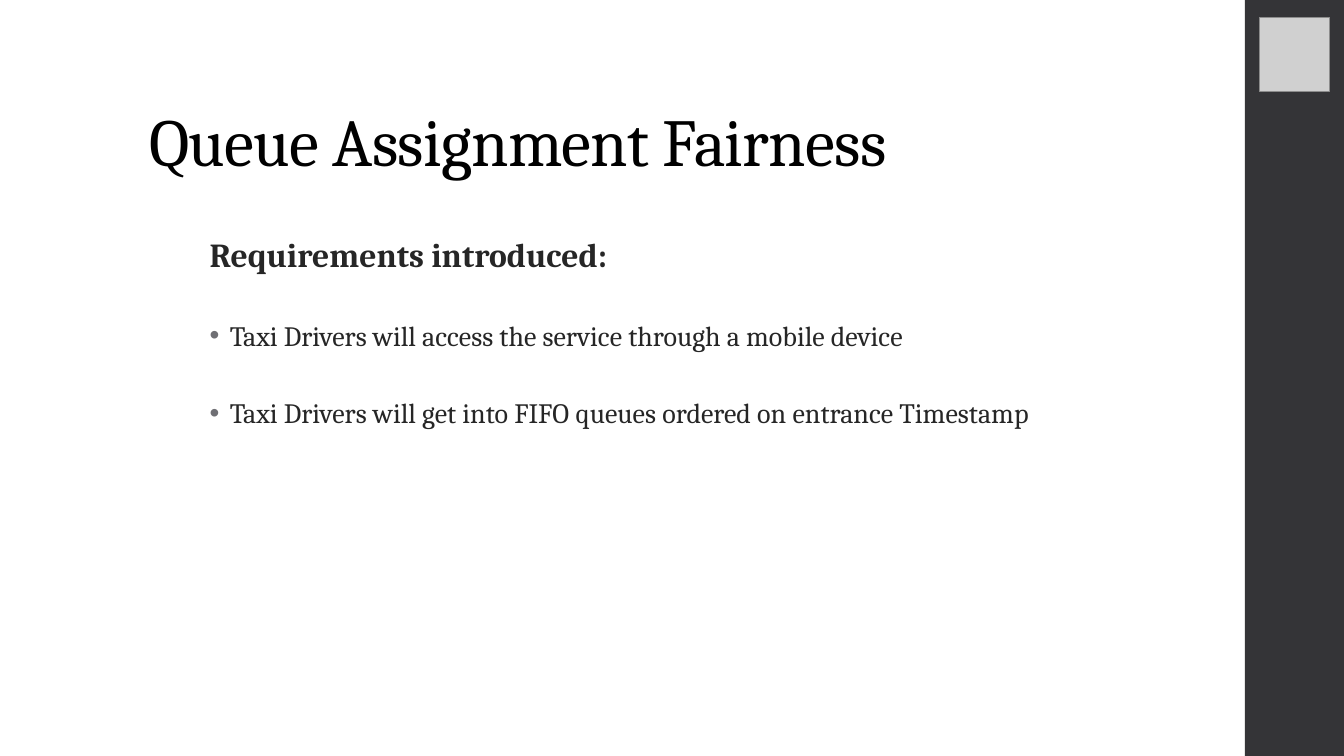
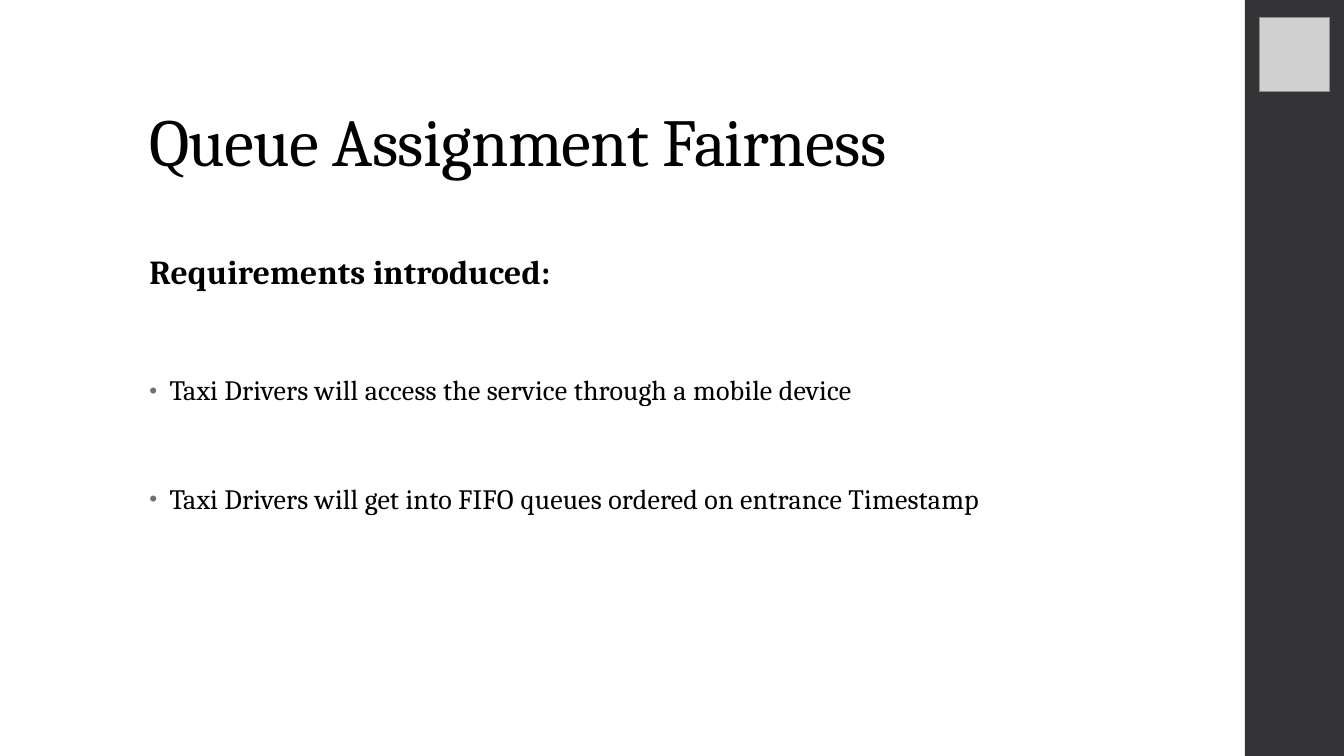
Before and after one commit to RiccardoDeTogni/BucciDeTogniTaxiService, a slide deck: slide 4 of Slides.pptx. Drawn at 1344x756 pixels with LibreOffice and Linux fonts; fonts in the diff are those of the drawing; grey boxes stand for pictures. Boxes give left, top, right and bottom in pixels: in the first picture for what was removed or moved away, otherwise in the second. Text is boxed around its words. In the diff, an @@ line names an element or a change of style, - is before the commit and + after.

Commit message:
Presentation layout and miscellaneous

```diff
--- a/Slides.pptx
+++ b/Slides.pptx
@@ text "Requirements introduced:": place and size @@
-text "Requirements introduced:" at [210,243,1028,429]
+text "Requirements introduced:" at [149,260,978,515]
@@ text "Requirements introduced:" at [149,260,978,515]: text colour #262626 to #000000, letter spacing 0 to 0.1 pt; line spacing 0.9 to 0.95; more space between paragraphs @@
```
Also in this commit, not shown: 12 other slides changed, 1 slide added, 1 slide removed.
